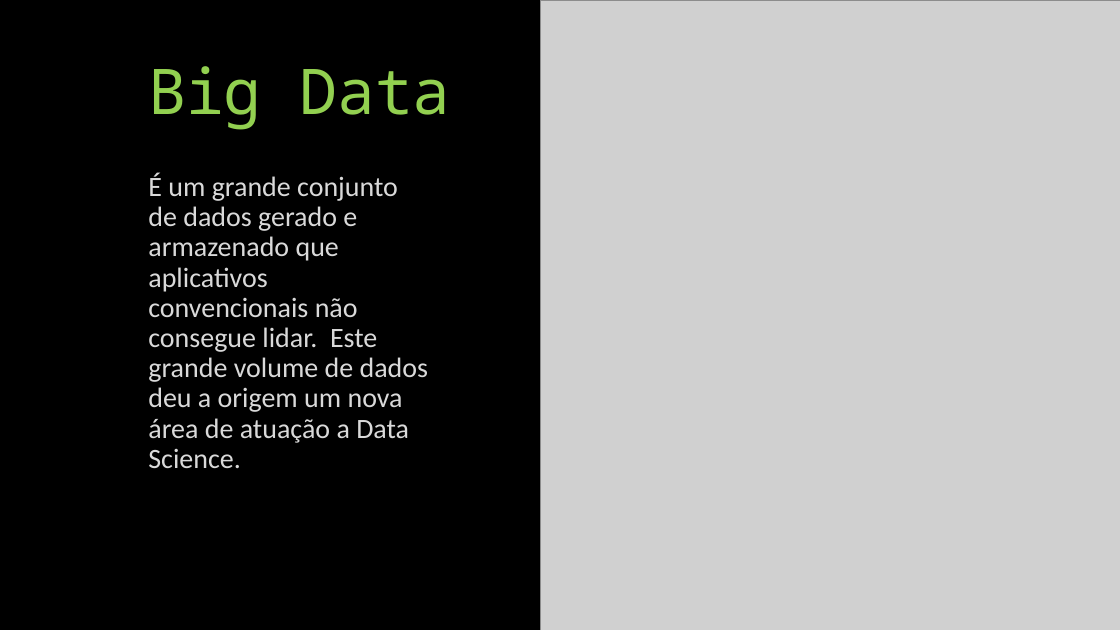
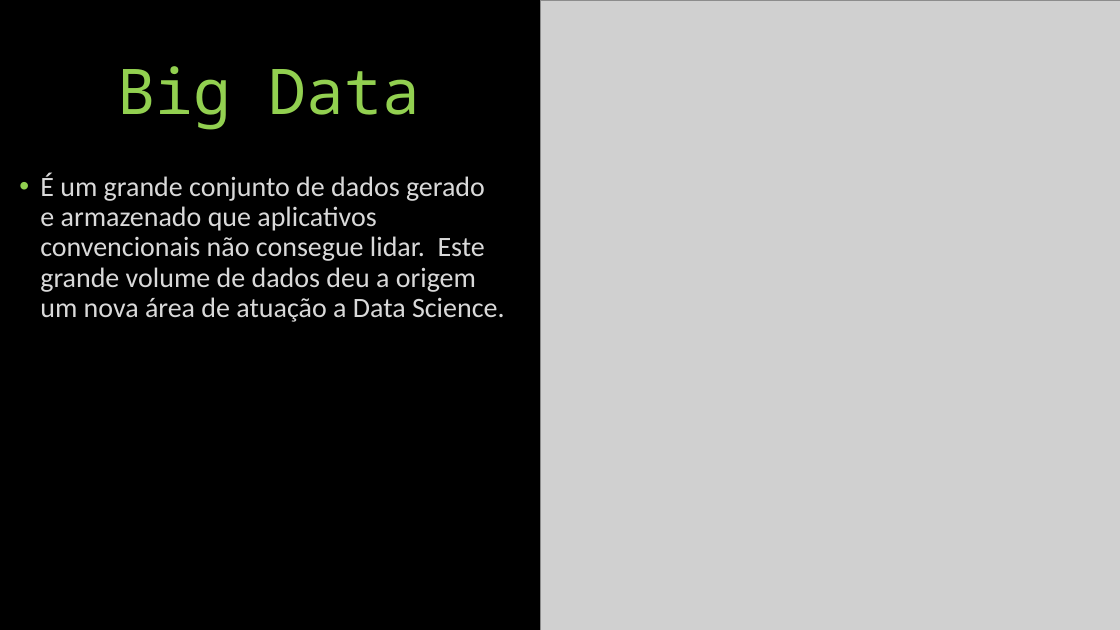
Before and after one commit to vitorioluis/Machine-Learning, a slide deck: slide 4 of IA/IA.pptx. Drawn at 1120x630 pixels with LibreOffice and Linux fonts; fonts in the diff are those of the drawing; grey boxes stand for pictures. Boxes give left, top, right and bottom in pixels: in the first picture for what was removed or moved away, otherwise in the second. Text is boxed around its words. In the diff, an @@ line names an element or a change of style, - is before the commit and + after.

```diff
--- a/IA/IA.pptx
+++ b/IA/IA.pptx
@@ title "Big Data" moved from (x1=148, y1=66, x2=451, y2=130) to (x1=118, y1=66, x2=420, y2=130) @@
@@ title "Big Data" at (x1=118, y1=66, x2=420, y2=130): alignment left to centre @@
@@ text "É um grande conjunto de ..." moved from (x1=148, y1=173, x2=429, y2=468) to (x1=40, y1=173, x2=505, y2=322) @@
@@ text "É um grande conjunto de ..." at (x1=40, y1=173, x2=505, y2=322): bullet none to • @@
```
Also in this commit, not shown: 6 other slides changed, 1 other file.
